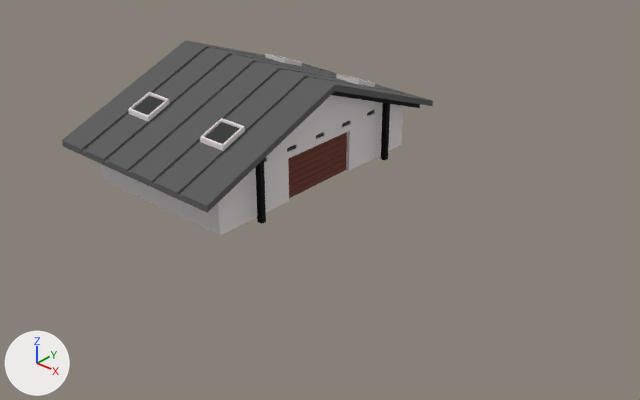
The Blender file assets/3D/buildings/warehouse.blend: old version first, new version second.
Rendered twice from a 50 mm camera at (8.53, -8.31, 4.85) aimed at (1.42, -0.25, -0.68). The lights are fixed; the arrows at lower left show +X, +Y and +Z. The older version comes first.

Before the edit, the objects in view are built like this:
```python
me_cube = bpy.data.meshes.new('Cube')
me_cube.from_pydata(...)  # 279 vertices, 240 faces; spans x -1.2..1.2, y -1.89..1.89, z -0.63..0.8
# faces by material slot: [65, 175]
me_cube.materials.append(mat_wall)  # white #e7dfe0
me_cube.materials.append(mat_gate)  # dark red #6d382d
me_cube_001 = bpy.data.meshes.new('Cube.001')
me_cube_001.from_pydata(...)  # 292 vertices, 260 faces; spans x -1.2..1.2, y -1.89..1.89, z 0.53..1.32
me_cube_001.materials.append(mat_roof)  # dark grey #5b5b5b
me_cube_002 = bpy.data.meshes.new('Cube.002')
me_cube_002.from_pydata(...)  # 144 vertices, 140 faces; spans x -1.2..80.4, y -1.9..1.9, z -1.3..0.0
me_cube_002.materials.append(mat_support)  # dark grey #363636
me_cube_005 = bpy.data.meshes.new('Cube.005')
me_cube_005.from_pydata(...)  # 64 vertices, 56 faces; spans x -0.78..0.78, y -1.26..1.26, z 1.17..1.35
# faces by material slot: [52, 4]
me_cube_005.materials.append(mat_wall)  # white #e7dfe0
me_cube_005.materials.append(mat_support)  # dark grey #363636
ob_body = bpy.data.objects.new('body', me_cube)
ob_body.location = (0.0, 0.0, 0.0)
ob_roof = bpy.data.objects.new('roof', me_cube_001)
ob_roof.location = (0.0, 0.0, -0.69)
ob_roof.scale = (1.21, 1.21, 1.21)
ob_roof_001 = bpy.data.objects.new('roof.001', me_cube_005)
ob_roof_001.location = (0.0, 0.0, -1.09)
ob_roof_001.scale = (1.21, 1.21, 1.21)
ob_support = bpy.data.objects.new('support', me_cube_002)
ob_support.location = (1.34, 0.0, 0.79)
ob_support.scale = (-0.0338, 1.1, 1.1)
```
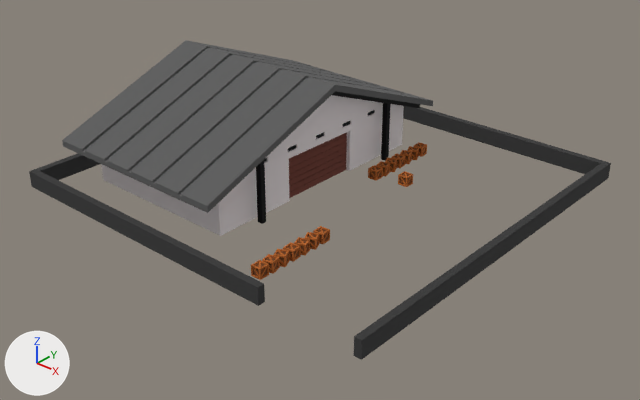
Where the newer file only moved an object's origin or applied its transform, the numbers keep the older frame.

What differs and where, as boxes (x1, y1, x2, y2) in the pictures (640 x 400 px; the box of a moved part takes in the faces that stretch with it):
'Plane', added: after (29, 106, 611, 360)
'body', moved: before (101, 95, 403, 235); after (101, 95, 404, 236)
'roof.001', hidden: before (128, 53, 375, 151)
'crate.002', added (brown): after (251, 226, 330, 280)
    faces in mat_sides (brown #b2601f): (251, 226, 330, 280)
    faces in mat_center (brown #6e3b13): (253, 229, 328, 277)
'crate.001', added (brown): after (368, 142, 427, 181)
    faces in mat_sides (brown #b2601f): (368, 142, 427, 181)
    faces in mat_center (brown #6e3b13): (370, 144, 425, 178)
'jalan', added: after (398, 171, 413, 187)
    faces in mat_sides (brown #b2601f): (398, 171, 413, 187)
part 1 of me_cube_002, moved or reshaped (mostly hidden): before (255, 94, 420, 222); after (256, 103, 420, 222)
'gerbang', unchanged, uncovered by the edit: after (289, 132, 347, 198)

The change in detail:
Material 'center' (mat_center) is new.
Its base color is (0.156, 0.0437, 0.00651) (brown #6e3b13).
Its roughness is 1.0.
Material 'sides' (mat_sides) is new.
Its base color is (0.446, 0.116, 0.0135) (brown #b2601f).
Its roughness is 1.0.
me_cube_002 is used by ob_support; location (1.34, 0.0, 0.79); scale (-0.0338, 1.1, 1.1).
me_cube_002 had 144 vertices, 140 faces and spanned x -1.2..80.4, y -1.9..1.9, z -1.3..0.0.
me_cube_002 now has 144 vertices, 140 faces and spans x -2.7..0.0, y -2.1..2.1, z -1.4..0.0.
me_cube_002 part 1: the whole mesh is scaled about the mesh origin by (-0.0338, 1.1, 1.1).
Mesh me_plane is new.
It has 20 vertices, 18 faces and spans x -4.77..1.1, y -3.67..1.86, z 0.0..0.24.
It uses material mat_support (dark grey #363636).
Mesh me_cube_014 is new.
It has 104 vertices, 90 faces and spans x -0.0737..0.0737, y -0.0737..0.0737, z -0.0737..0.0737.
Faces by material slot: [84, 6].
It uses material mat_sides (brown #b2601f).
It uses material mat_center (brown #6e3b13).
Mesh me_cube_012 is new.
It has 728 vertices, 630 faces and spans x -0.099..0.099, y -0.074..1.157, z -0.074..0.074.
Faces by material slot: [588, 42].
It uses material mat_sides (brown #b2601f).
It uses material mat_center (brown #6e3b13).
Object 'body' (ob_body) moves from (0.0, 0.0, 0.0) to (0.01, 0.0, 0.0).
Object 'support' (ob_support) is rescaled from (-0.0338, 1.1, 1.1) to (1.0, 1.0, 1.0).
Object 'roof.001' (ob_roof_001) is now hidden.
Object 'Plane' (ob_plane) is new; it shows me_plane.
Its location is (3.01, 1.0, -0.63).
Object 'jalan' (ob_jalan) is new; it shows me_cube_014.
Its location is (2.07, 0.82, -0.55).
Its rotation in degrees is (0, 0, 0).
Object 'crate.002' (ob_crate_002) is new; it shows me_cube_012.
Its location is (2.24, -2.22, -0.55).
Object 'crate.001' (ob_crate_001) is new; it shows a copy of me_cube_012.
Its location is (1.63, 0.7, -0.55).
